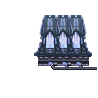
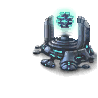
Layered file, before and after one edit (98×98). Changes by layer:
hid "Layer #1" over left=34, top=15, right=97, bottom=70
showed "Layer #2", painted on it over left=32, top=7, right=97, bottom=77
